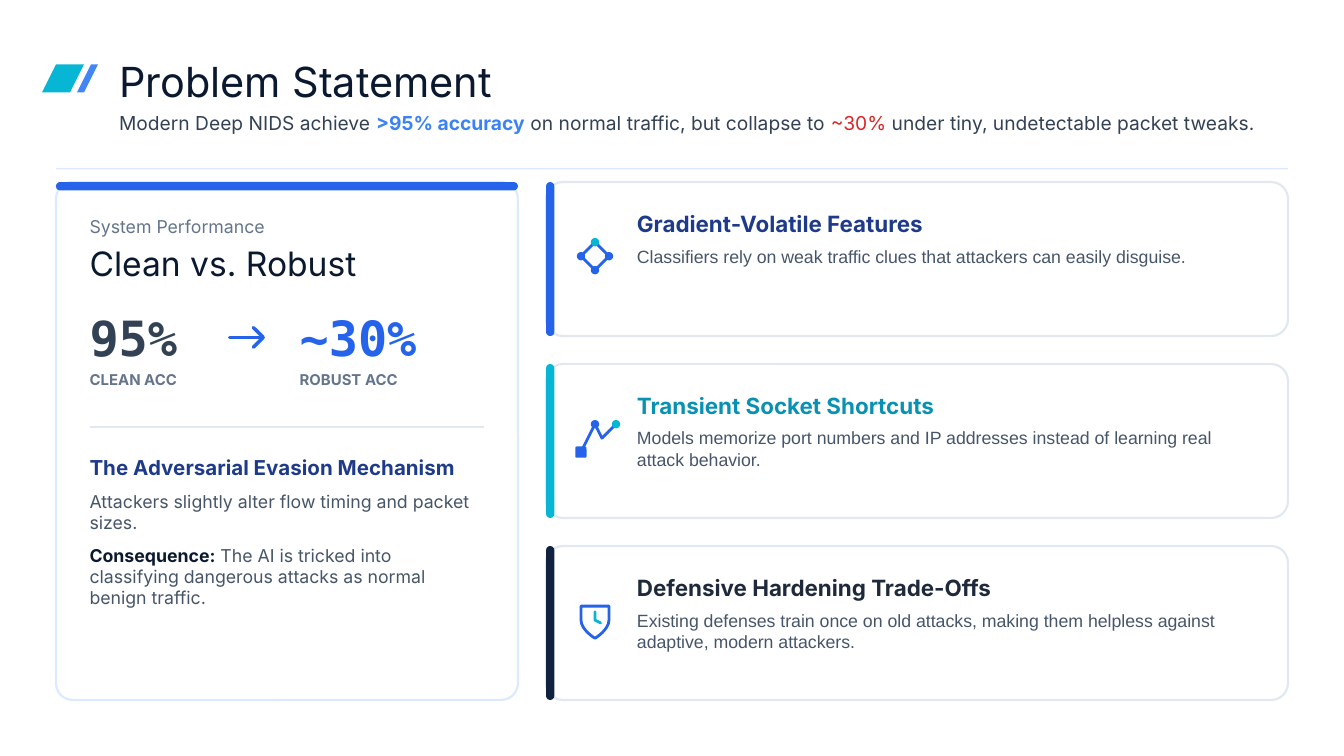
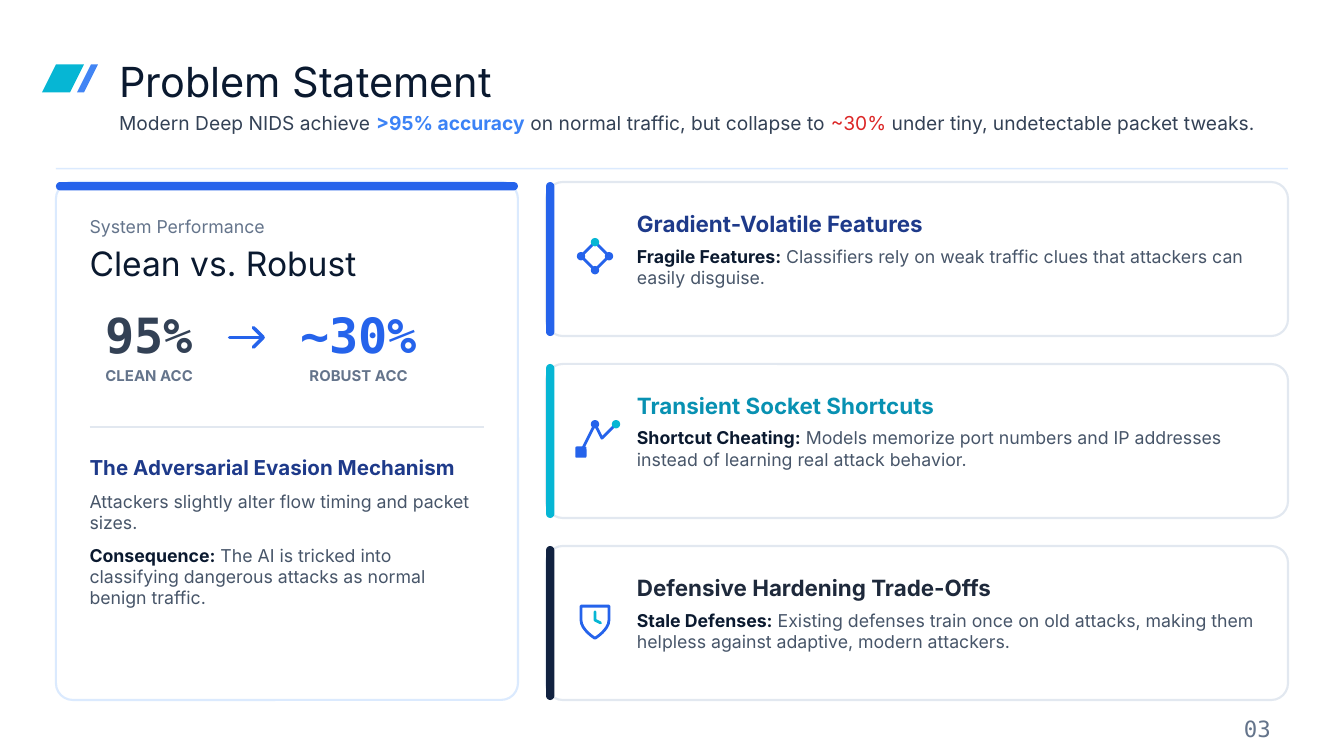
Before and after one commit to sadman128/aml_rocm_native, a slide deck: slide 3 of docs/pre_defense/predefense.pptx. Drawn at 1344x756 pixels with LibreOffice and Linux fonts; fonts in the diff are those of the drawing; background and template pictures are left out. Boxes give left, top, right and bottom in pixels: in the first picture for what was removed or moved away, otherwise in the second. Text is boxed around its words. In the diff, an @@ line names an element or a change of style, - is before the commit and + after.

```diff
--- a/docs/pre_defense/predefense.pptx
+++ b/docs/pre_defense/predefense.pptx
@@ text at bbox=[637, 249, 1243, 288]: text changed; font Arial to Inter @@
-Classifiers rely on weak traffic clues that attackers can easily disguise.
+Fragile Features: Classifiers rely on weak traffic clues that attackers can easily disguise.
@@ text "95%": place and size @@
-text "95%" at bbox=[90, 320, 178, 385]
+text "95%" at bbox=[105, 317, 193, 381]
@@ text "95%" at bbox=[105, 317, 193, 381]: alignment left to centre; vertical alignment top to middle @@
@@ text "~30%" at bbox=[300, 317, 417, 381]: alignment left to centre; vertical alignment top to middle @@
@@ text at bbox=[637, 430, 1222, 470]: text changed; font Arial to Inter @@
-Models memorize port numbers and IP addresses instead of learning real attack behavior.
+Shortcut Cheating: Models memorize port numbers and IP addresses instead of learning real attack behavior.
@@ text at bbox=[637, 613, 1253, 652]: text changed; font Arial to Inter @@
-Existing defenses train once on old attacks, making them helpless against adaptive, modern attackers.
+Stale Defenses: Existing defenses train once on old attacks, making them helpless against adaptive, modern attackers.
@@ text added at bbox=[1244, 720, 1271, 738], 12 pt, text #64748B @@
+03
```
Also in this commit, not shown: 11 other slides changed, 3 slides added, 2 slides removed, 53 other files.
